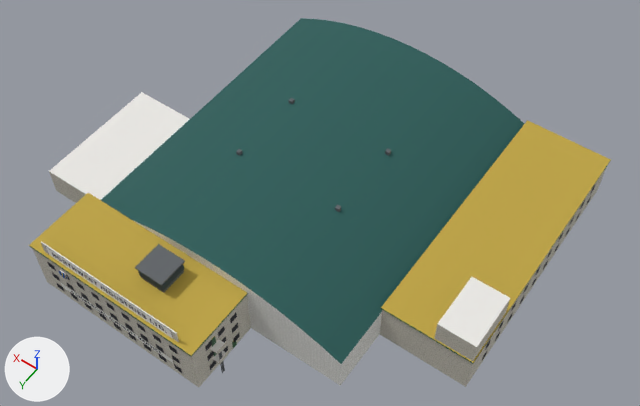
Renders of the glTF model airport-cyxd/PackageSources/modelLib/cyxd_hangar11/cyxd_hangar11.gltf from each side of a commit.
Before and after are seen from a camera (50 mm lens) standing at (-62.4, 88.9, 135.8) and looking at (-3.5, 6.4, 6.2). Lighting does not change. The marker at lower left points along +X, +Y and +Z. The picture after the commit comes second. Vertices at exactly the same position are counted once.

The scene before the commit, as lines of its bpy script (objects in view):
```python
me_cyxd_hangar11 = bpy.data.meshes.new('cyxd_hangar11')
me_cyxd_hangar11.from_pydata(...)  # 916 vertices, 970 faces; spans x -43.3..43.2, y -32.3..46.2, z 0.0..14.9
# faces by material slot: [802, 88, 2, 40, 34, 4]
me_cyxd_hangar11.materials.append(mat_cyxd_flat)  # picture img_cyxd_palette_png
me_cyxd_hangar11.materials.append(mat_cyxd_siding)  # picture img_cyxd_siding_png
me_cyxd_hangar11.materials.append(mat_cyxd_shingle_grey)  # picture img_cyxd_shingle_grey_png
me_cyxd_hangar11.materials.append(mat_cyxd_ribbed_green)  # picture img_cyxd_ribbed_green_png
me_cyxd_hangar11.materials.append(mat_cyxd_ribbed_white)  # picture img_cyxd_ribbed_white_png
me_cyxd_hangar11.materials.append(mat_cyxd_nwi)  # picture img_cyxd_nwi_png
ob_cyxd_hangar11 = bpy.data.objects.new('cyxd_hangar11', me_cyxd_hangar11)
ob_cyxd_hangar11.location = (0.0, 0.0, 0.0)
```
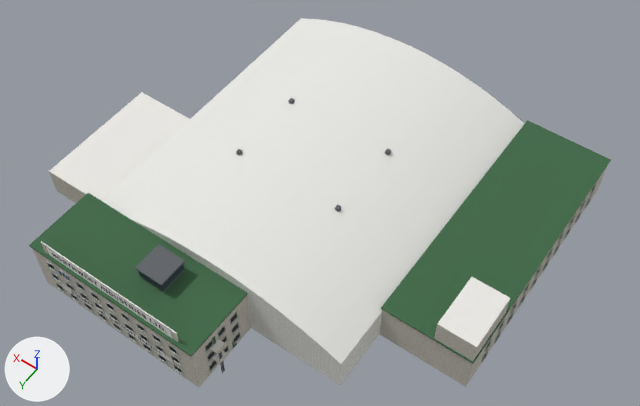
The change, as a diff of the scene's bpy script:
```diff
--- a/airport-cyxd/PackageSources/modelLib/cyxd_hangar11/cyxd_hangar11.gltf.py
+++ b/airport-cyxd/PackageSources/modelLib/cyxd_hangar11/cyxd_hangar11.gltf.py
@@ me_cyxd_hangar11 @@
 # used by ob_cyxd_hangar11; location = (0.0, 0.0, 0.0)
-me_cyxd_hangar11.from_pydata(...)  # 916 vertices, 970 faces; spans x -43.3..43.2, y -32.3..46.2, z 0.0..14.9
+me_cyxd_hangar11.from_pydata(...)  # 2960 vertices, 3890 faces; spans x -43.4..43.4, y -32.3..46.3, z 0.0..14.9
+# me_cyxd_hangar11 part 1: 1044 vertices added at x -7.3..29.3, y 34.9..46.3, z 1.4..9.6
+# me_cyxd_hangar11 part 2: 560 vertices added at x -43.4..-43.2, y -27.1..15.1, z 1.3..6.9
+# me_cyxd_hangar11 part 3: 528 kept faces spanning x -43.3..29.2, y -32.3..46.2, z 0.0..14.9 get new texture (UV) coordinates
+# other edits to the shape of me_cyxd_hangar11 do not show in these pictures
 me_cyxd_hangar11.materials.append(mat_cyxd_flat)
```

Pixel boxes (x1, y1, x2, y2) of what changed, in the pictures (640 x 406 px):
part 1 of me_cyxd_hangar11, added: after (46, 261, 240, 374)
part 2 of me_cyxd_hangar11, added: after (481, 183, 597, 363)
part 3 of me_cyxd_hangar11, surface changed: (29, 18, 611, 364) in both
